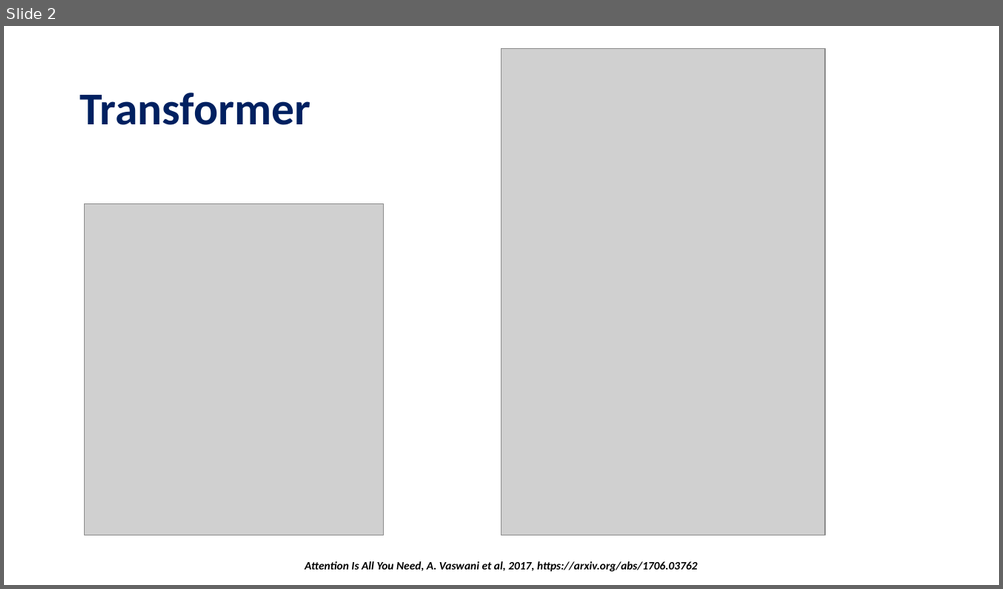
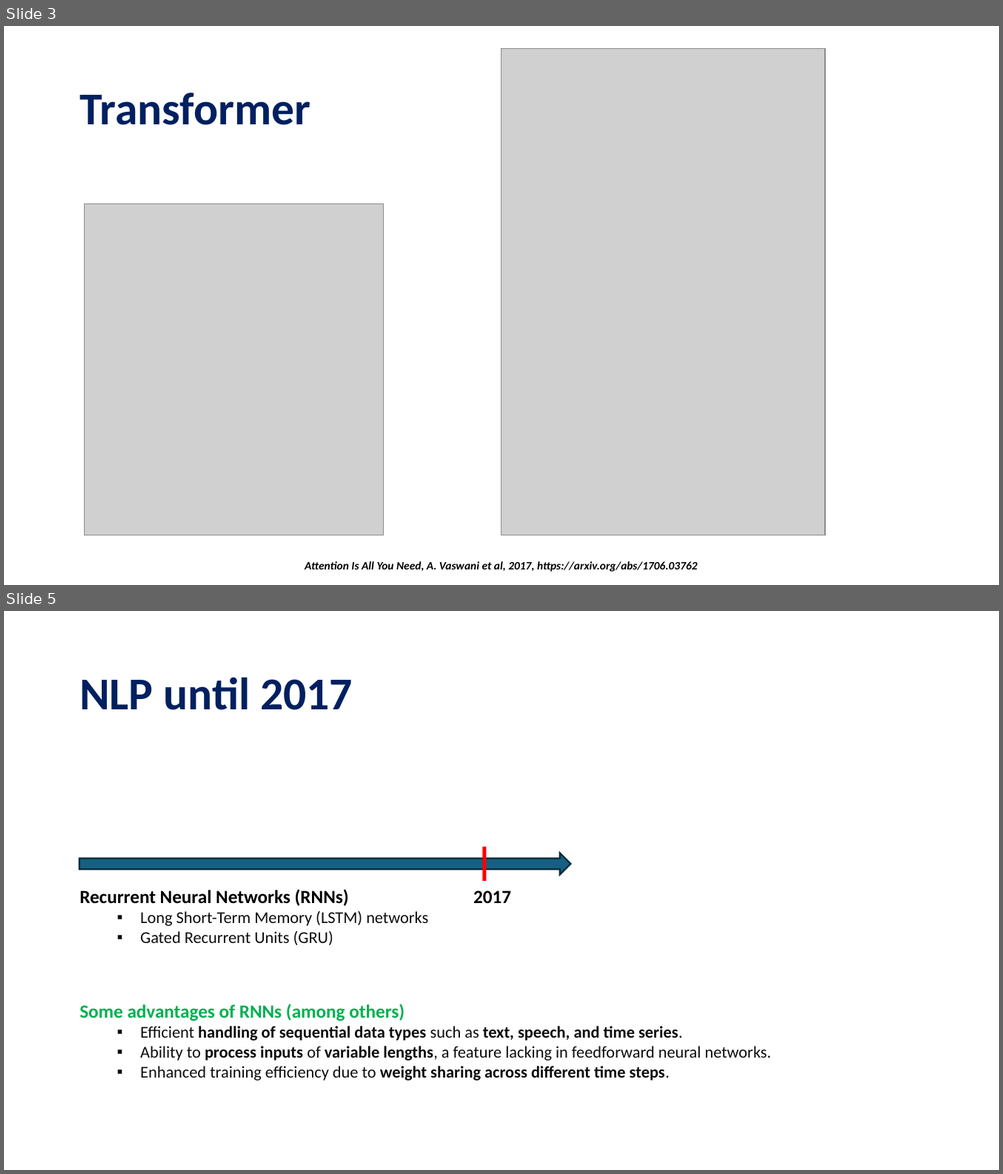
Before and after one commit to tanquangduong/transformer-pt, a slide deck: presentation/Introduction to Transformer.pptx. Shown one above the other, each under a label of ours: slide 2 before the commit, slides 3 and 5 after it; the slides between them are not shown. The pictures are 1003x589 and 1003x1174 pixels, drawn with LibreOffice and Linux fonts; fonts in the diff are those of the drawing; grey boxes stand for pictures. Boxes give left, top, right and bottom in pixels: in the first picture for what was removed or moved away, otherwise in the second. Text is boxed around its words. In the diff, an @@ line names an element or a change of style, - is before the commit and + after.

```diff
--- a/presentation/Introduction to Transformer.pptx
+++ b/presentation/Introduction to Transformer.pptx
@@ slide 5 added at <box>4,611,999,1170</box>, background #FFFFFF @@
@@ title added at <box>79,677,353,710</box>, 44 pt, text #002060, bold @@
+NLP until 2017
@@ right arrow added at <box>79,854,570,875</box>, fill #156082, outline #092A39 1.5 pt @@
@@ rectangle added at <box>482,847,486,881</box>, fill #FF0000 @@
@@ text added at <box>79,889,428,945</box>, 16 pt, text #0D0D0D @@
+Recurrent Neural Networks (RNNs)
+  ▪ Long Short-Term Memory (LSTM) networks
+  ▪ Gated Recurrent Units (GRU)
@@ text added at <box>473,891,511,903</box>, 18 pt, text #000000, bold @@
+2017
@@ text added at <box>79,1004,771,1081</box>, 16 pt, text #0D0D0D, bold @@
+Some advantages of RNNs (among others)
+  ▪ Efficient handling of sequential data types such as text, speech, and time series.
+  ▪ Ability to process inputs of variable lengths, a feature lacking in feedforward neural networks.
+  ▪ Enhanced training efficiency due to weight sharing across different time steps.
@@ what was slide 2 is now slide 3 @@
```
Also in this commit, not shown: 9 slides changed, 8 other slides added, 2 other files.
